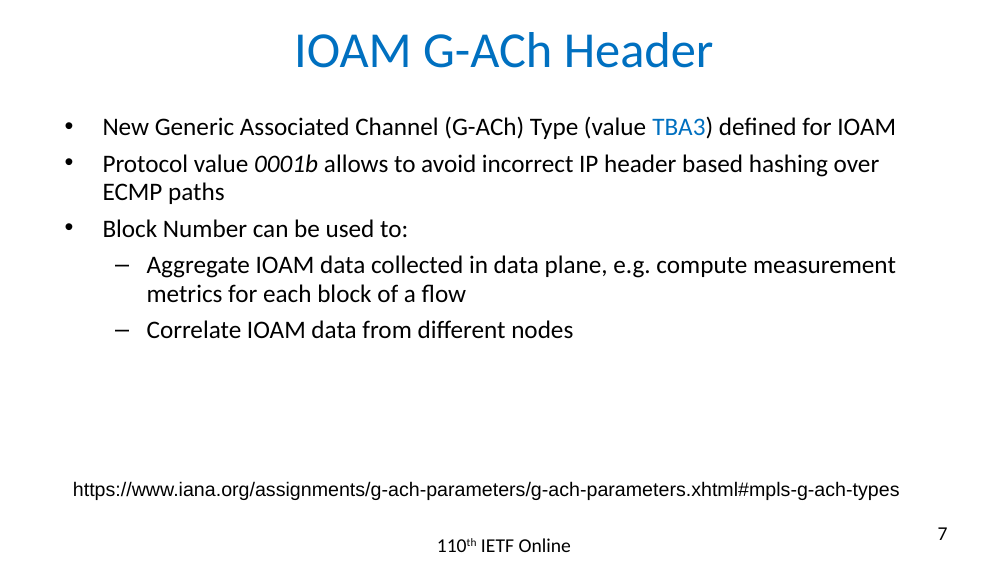
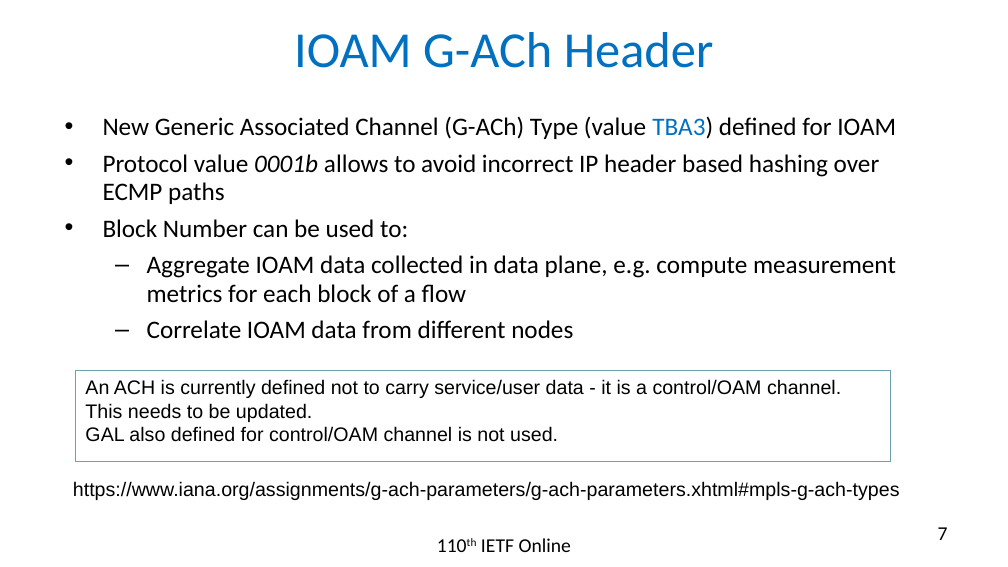
Before and after one commit to rakgandhi/ietf-slides, a slide deck: slide 7 of draft-gandhi-mpls-ioam-sr-06.pptx. Drawn at 1008x567 pixels with LibreOffice and Linux fonts; fonts in the diff are those of the drawing. Boxes give left, top, right and bottom in pixels: in the first picture for what was removed or moved away, otherwise in the second. Text is boxed around its words. In the diff, an @@ line names an element or a change of style, - is before the commit and + after.

```diff
--- a/draft-gandhi-mpls-ioam-sr-06.pptx
+++ b/draft-gandhi-mpls-ioam-sr-06.pptx
@@ rectangle added at (x1=76, y1=370, x2=890, y2=462), outline #6EA0B0 0.75 pt, 14 pt, text #000000 @@
+An ACH is currently defined not to carry service/user data - it is a control/OAM channel. This needs to be updated.
+GAL also defined for control/OAM channel is not used.
```
Also in this commit, not shown: 4 other slides changed, 1 other file.
